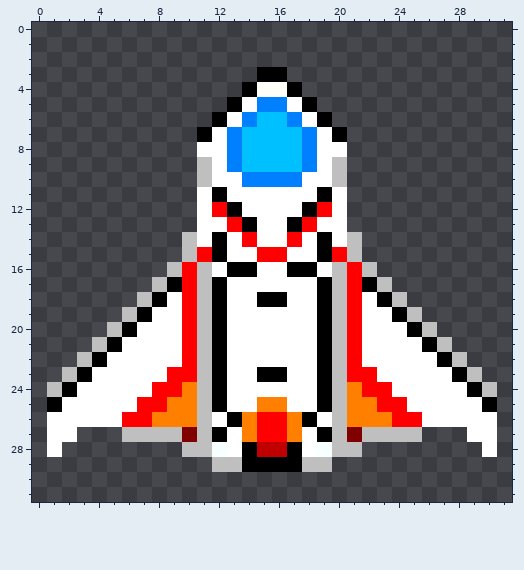
File history of a pixel-art sprite, core/assets/ship.png. Above, as it was before the edit.
The file is 32x32 pixels.
Now the later version:
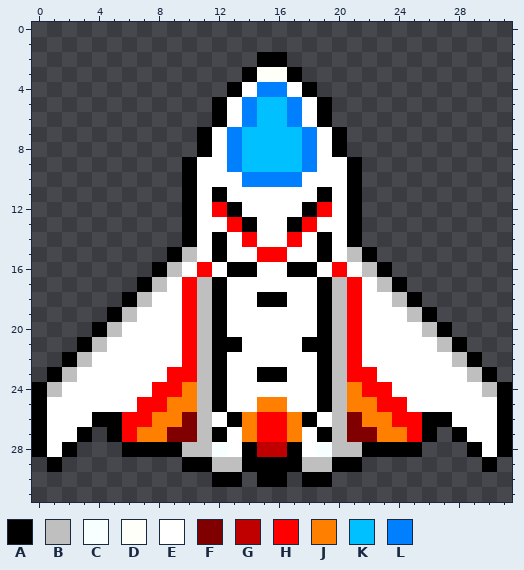
Palette (. is transparent): A #000000  B #bfbfbf  C #f7ffff  D #fefff8  E #ffffff  F #800000  G #c00000  H #ff0000  J #ff8000  K #00c0ff  L #0080ff
Change:
@@ x 0..31 @@
  1 ................................
- 2 ................................
- 3 ...............AA...............
- 4 ..............ADDA..............
- 5 .............AELLEA.............
+ 2 ...............AA...............
+ 3 ..............ADDA..............
+ 4 .............AELLEA.............
+ 5 ............AELKKLEA............
  6 ............AELKKLEA............
  7 ...........AELKKKKLEA...........
- 8 ...........EELKKKKLEE...........
- 9 ...........BELKKKKLEB...........
-10 ...........BEELLLLEEB...........
-11 ...........EAEEEEEEAE...........
-12 ...........EHAEEEEAHE...........
-13 ...........EEHAEEAHEE...........
-14 ..........BEAEHEEHEAEB..........
-15 ..........BHAEEHHEEAHB..........
-16 .........BHBEAAEEAAEBHB.........
-17 ........BAHBAEEEEEEABHAB........
-18 .......BAEHBAEEAAEEABHEAB.......
-19 ......BAEEHBAEEEEEEABHEEAB......
-20 .....BAEEEHBAEEEEEEABHEEEAB.....
-21 ....BAEEEEHBAEEEEEEABHEEEEAB....
-22 ...BAEEEEEHBAEEEEEEABHEEEEEAB...
-23 ..BAEEEEEHHBAEEAAEEABHHEEEEEAB..
-24 .BAEEEEEHHJBAEEEEEEABJHHEEEEEAB.
-25 .AEEEEEHHJJBAEEJJEEABJJHHEEEEEA.
-26 .EEEEEHHJJJBEAJHHJAEBJJJHHEEEEE.
-27 .EE...BBBBFBAEJHHJEABFBBBB...EE.
-28 .E........BBCEAGGAECBB........E.
-29 ............BBAAAABB............
-30 ................................
+ 8 ...........AELKKKKLEA...........
+ 9 ..........AEELKKKKLEEA..........
+10 ..........AEEELLLLEEEA..........
+11 ..........AEAEEEEEEAEA..........
+12 ..........AEHAEEEEAHEA..........
+13 ..........AEEHAEEAHEEA..........
+14 ..........AEAEHEEHEAEA..........
+15 .........ABEAEEHHEEAEBA.........
+16 ........ABEHEAAEEAAEHEBA........
+17 .......ABEHBAEEEEEEABHEBA.......
+18 ......ABEEHBAEEAAEEABHEEBA......
+19 .....ABEEEHBAEEEEEEABHEEEBA.....
+20 ....ABEEEEHBAEEEEEEABHEEEEBA....
+21 ...ABEEEEEHBAAEEEEAABHEEEEEBA...
+22 ..ABEEEEEEHBAEEEEEEABHEEEEEEBA..
+23 .ABEEEEEEHHBAEEAAEEABHHEEEEEEBA.
+24 ABEEEEEEHHJBAEEEEEEABJHHEEEEEEBA
+25 AEEEEEEHHJJBAEEJJEEABJJHHEEEEEEA
+26 AEEEAAHHJJFBEAJHHJAEBFJJHHAAEEEA
+27 AEEA.AHJJFFBAEJHHJEABFFJJHA.AEEA
+28 AEA...AAAABBCEAGGAECBBAAAA...AEA
+29 .A........AABBAAAABBAA........A.
+30 ............AA.AA.AA............
 31 ................................
Boxes around the changes in both pictures, in picture pixels (x1, y1, x2, y2):
changed: (32, 52, 512, 487)
